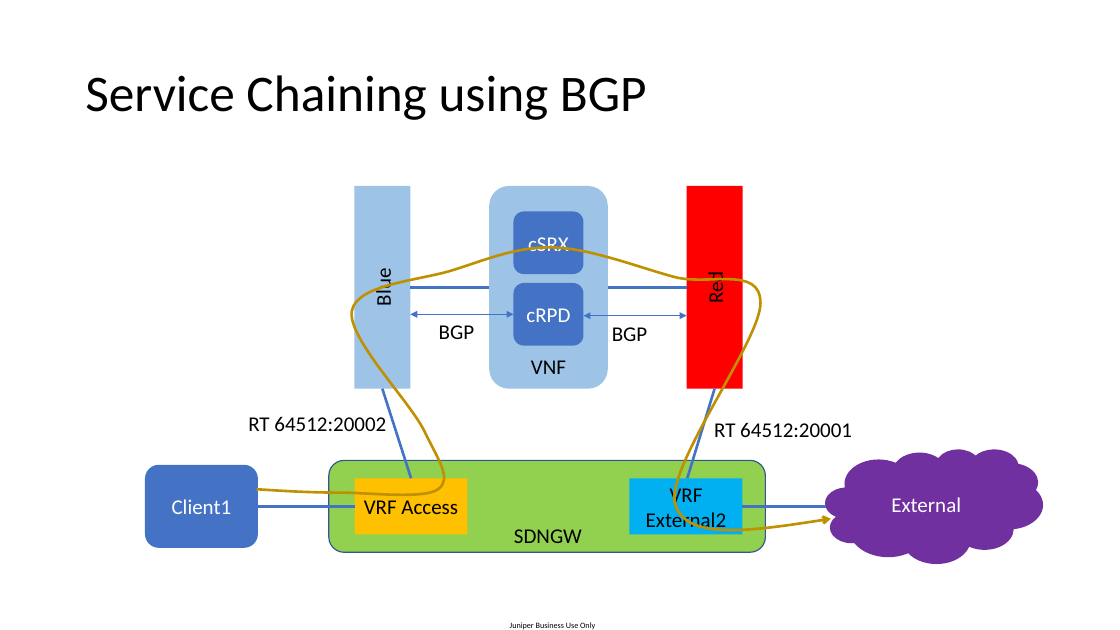
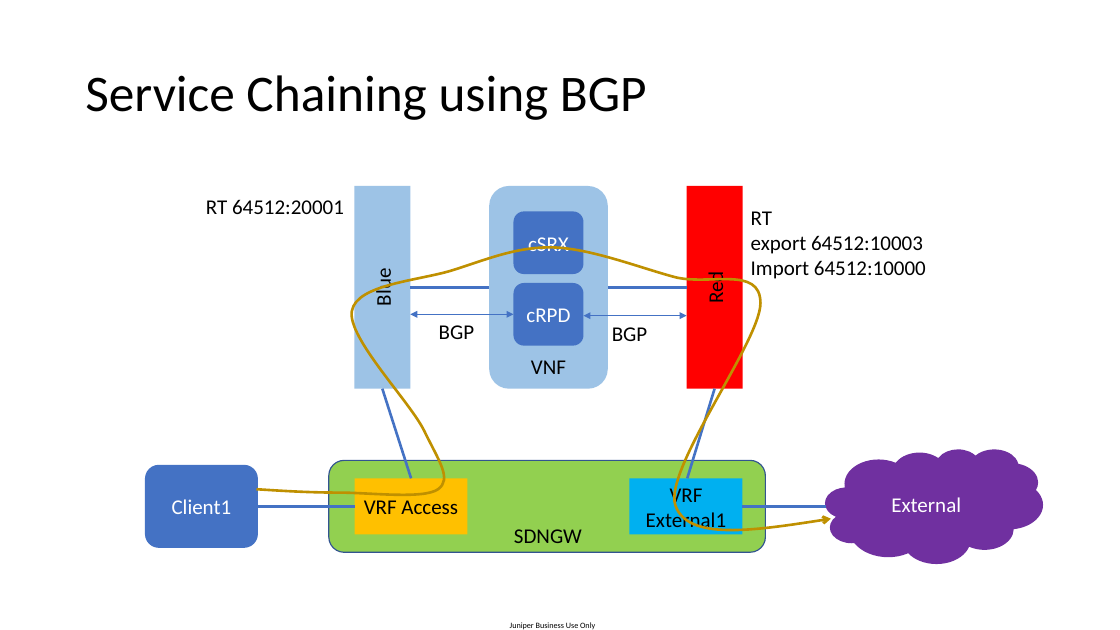
Before and after one commit to mabdelatty1987/vmm-v3-script, a slide deck: slide 10 of Lab/lab_topology.pptx. Drawn at 1120x630 pixels with LibreOffice and Linux fonts; fonts in the diff are those of the drawing. Boxes give left, top, right and bottom in pixels: in the first picture for what was removed or moved away, otherwise in the second. Text is boxed around its words. In the diff, an @@ line names an element or a change of style, - is before the commit and + after.

```diff
--- a/Lab/lab_topology.pptx
+++ b/Lab/lab_topology.pptx
@@ text at [206,199,344,214]: text changed @@
-RT 64512:20002
+RT 64512:20001
@@ text at [751,211,926,279]: text changed @@
-RT 64512:20001
+RT
+export 64512:10003
+Import 64512:10000
@@ text in rectangle at [646,484,726,532]: text changed @@
-VRF External2
+VRF External1
```
Also in this commit, not shown: 13 other files.
